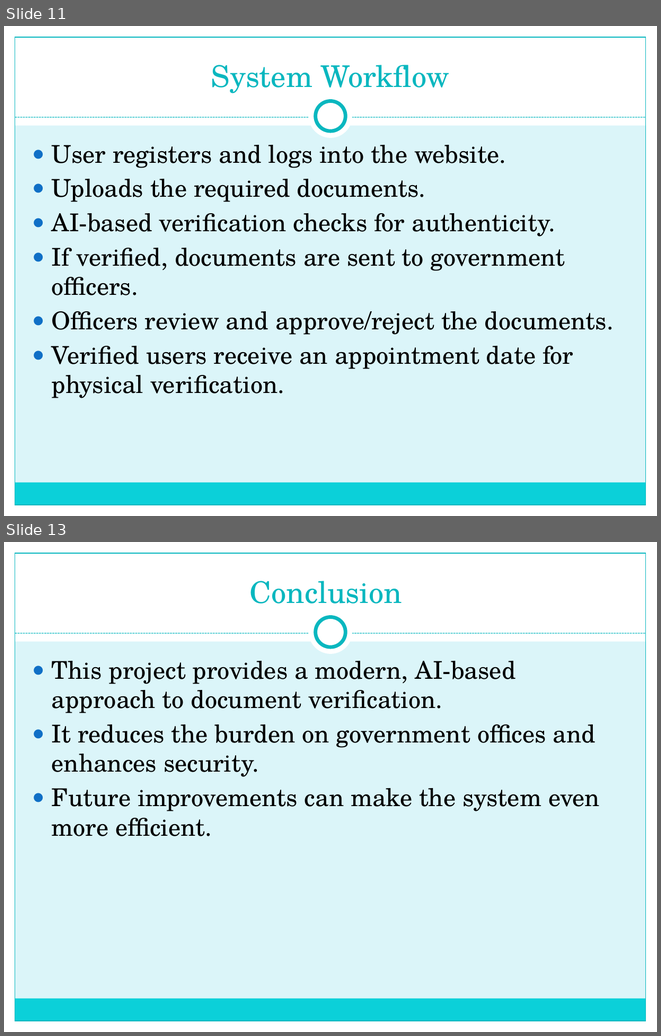
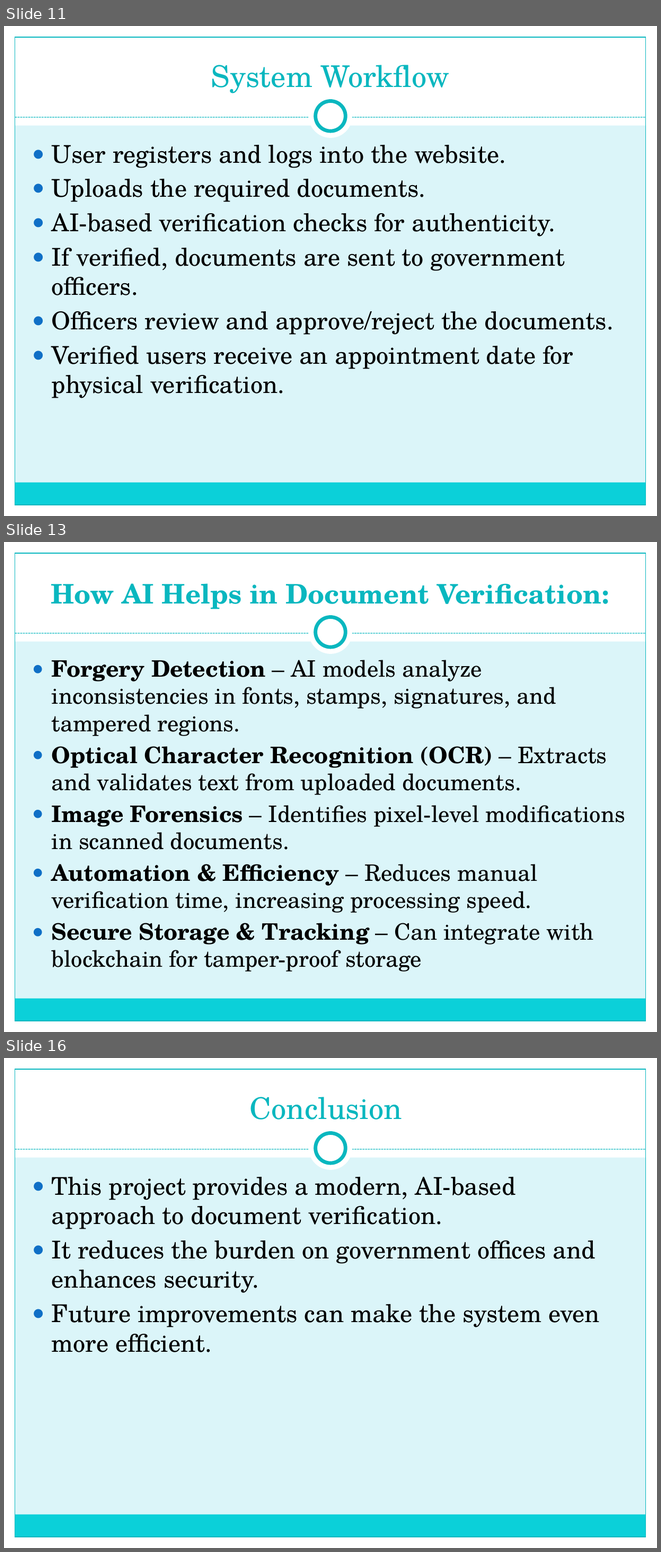
Before and after one commit to kotitechy/Storage, a slide deck: abc.ppt. Shown one above the other, each under a label of ours: slides 11 and 13 before the commit, slides 11, 13 and 16 after it; the slides between them are not shown. The pictures are 661x1036 and 661x1552 pixels, drawn with LibreOffice and Linux fonts; fonts in the diff are those of the drawing. Boxes give left, top, right and bottom in pixels: in the first picture for what was removed or moved away, otherwise in the second. Text is boxed around its words. In the diff, an @@ line names an element or a change of style, - is before the commit and + after.

```diff
--- a/abc.ppt
+++ b/abc.ppt
@@ slide 13 added at <box>4,542,657,1032</box>, background #DBF5F9; not listed: 9 template elements that a slide beside it also shows @@
@@ title added at <box>51,583,609,609</box>, 29.7 pt, text #0AB8BF, bold @@
+How AI Helps in Document Verification:
@@ text added at <box>52,660,625,971</box>, 25 pt, text #000000 @@
+● Forgery Detection – AI models analyze inconsistencies in fonts, stamps, signatures, and tampered regions.
+● Optical Character Recognition (OCR) – Extracts and validates text from uploaded documents.
+● Image Forensics – Identifies pixel-level modifications in scanned documents.
+● Automation & Efficiency – Reduces manual verification time, increasing processing speed.
+● Secure Storage & Tracking – Can integrate with blockchain for tamper-proof storage
@@ what was slide 13 is now slide 16 @@
```
Also in this commit, not shown: 3 slides changed, 2 other slides added.
